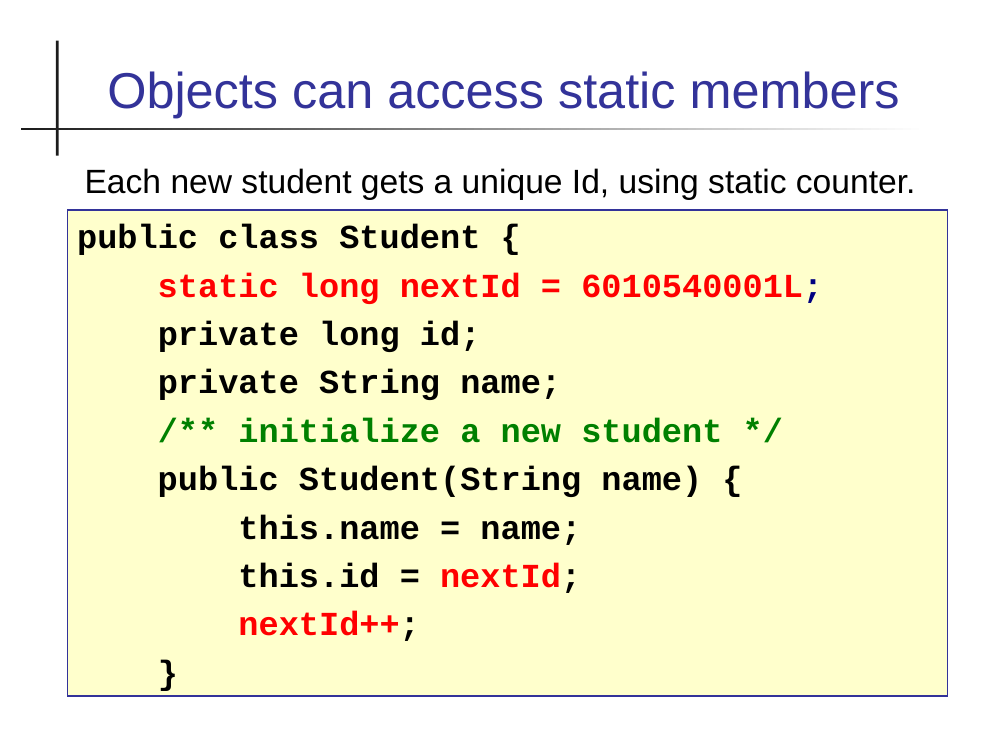
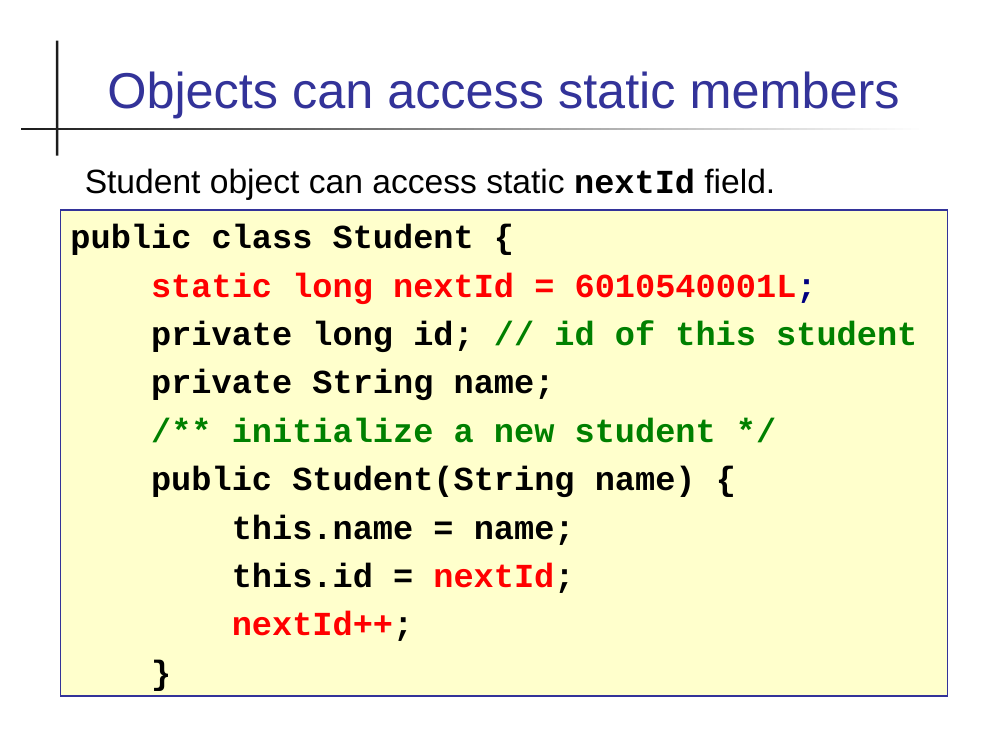
Before and after one commit to cpske/programming1, a slide deck: slide 34 of objects/2-Defining-Classes.ppt. Drawn at 1008x756 pixels with LibreOffice and Linux fonts; fonts in the diff are those of the drawing. Boxes give left, top, right and bottom in pixels: in the first picture for what was removed or moved away, otherwise in the second. Text is boxed around its words. In the diff, an @@ line names an element or a change of style, - is before the commit and + after.

Commit message:
minor update to objects slides

```diff
--- a/objects/2-Defining-Classes.ppt
+++ b/objects/2-Defining-Classes.ppt
@@ text at box(85, 168, 775, 200): text changed @@
-Each new student gets a unique Id, using static counter.
+Student object can access static nextId field.
@@ rectangle "public class Student {": place and size @@
-rectangle "public class Student {" at box(68, 210, 948, 696)
+rectangle "public class Student {" at box(60, 210, 948, 696)
@@ text in rectangle at box(151, 321, 917, 352): text changed; text colour #000000 to #008000 @@
-private long id;
+private long id; // id of this student
```
Also in this commit, not shown: 4 other slides changed, 1 slide added, 4 other files.
